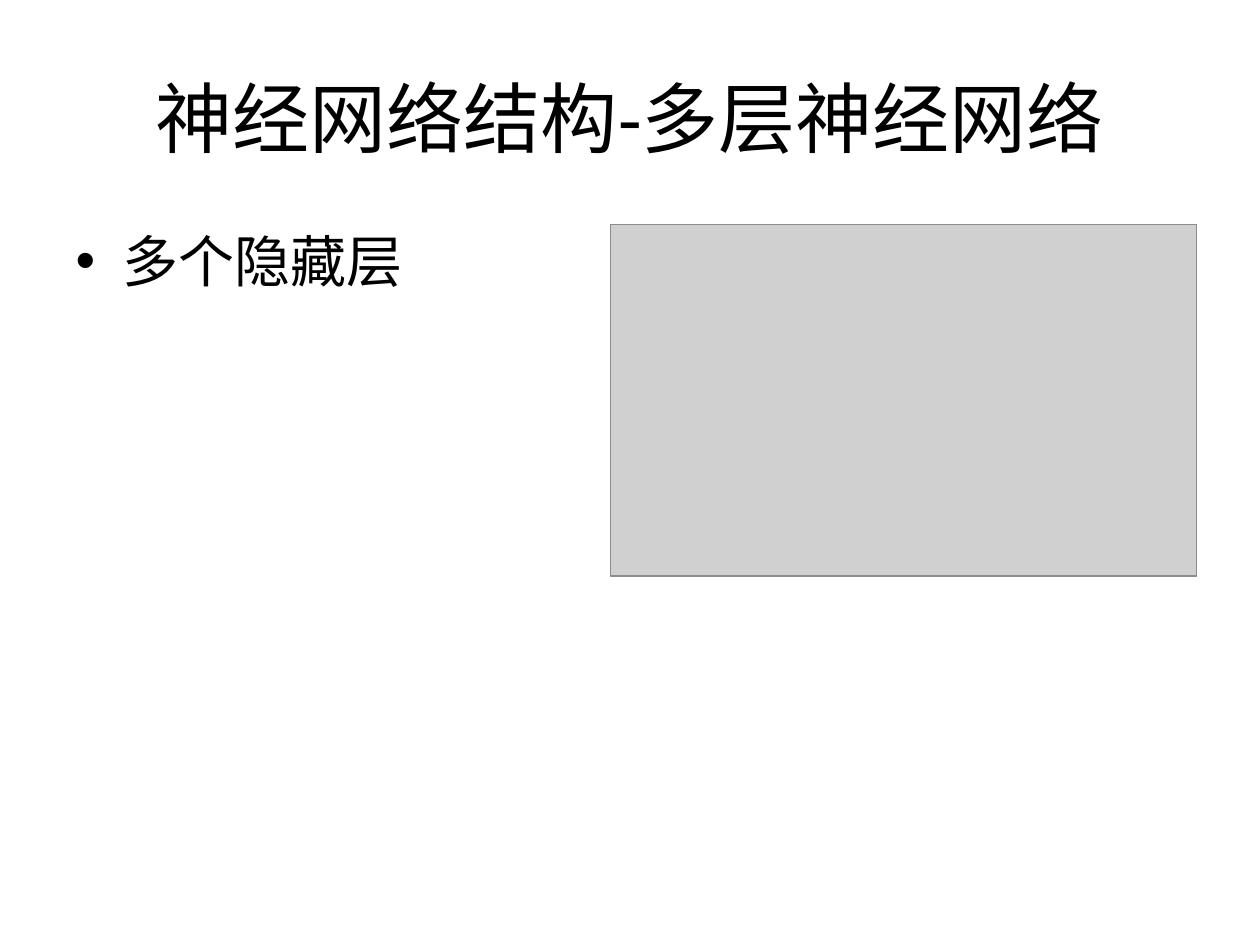
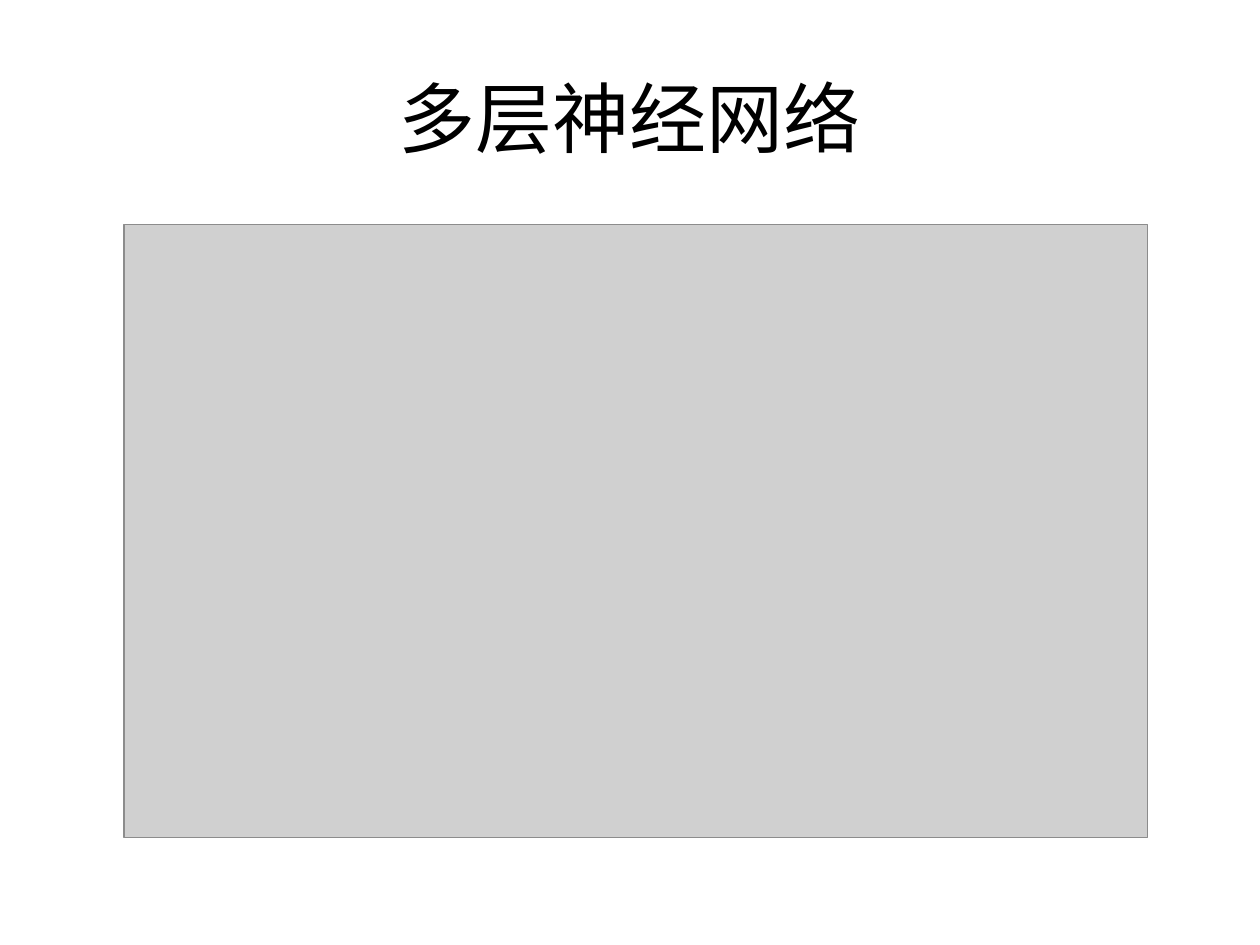
Before and after one commit to wangbin5/samples, a slide deck: slide 14 of docs/神经元网络.pptx (slide 6 before the commit). Drawn at 1260x945 pixels with LibreOffice and Linux fonts; fonts in the diff are those of the drawing; grey boxes stand for pictures. Boxes give left, top, right and bottom in pixels: in the first picture for what was removed or moved away, otherwise in the second. Text is boxed around its words. In the diff, an @@ line names an element or a change of style, - is before the commit and + after.

```diff
--- a/docs/神经元网络.pptx
+++ b/docs/神经元网络.pptx
@@ title at <box>399,81,861,154</box>: text changed @@
-神经网络结构-多层神经网络
+多层神经网络
@@ picture: place and size @@
-picture at <box>610,224,1197,576</box>
+picture at <box>123,224,1147,838</box>
@@ text removed at <box>123,235,403,287</box> @@
-• 多个隐藏层
```
Also in this commit, not shown: 6 other slides changed, 8 slides added, 12 slides removed, 19 other files.
